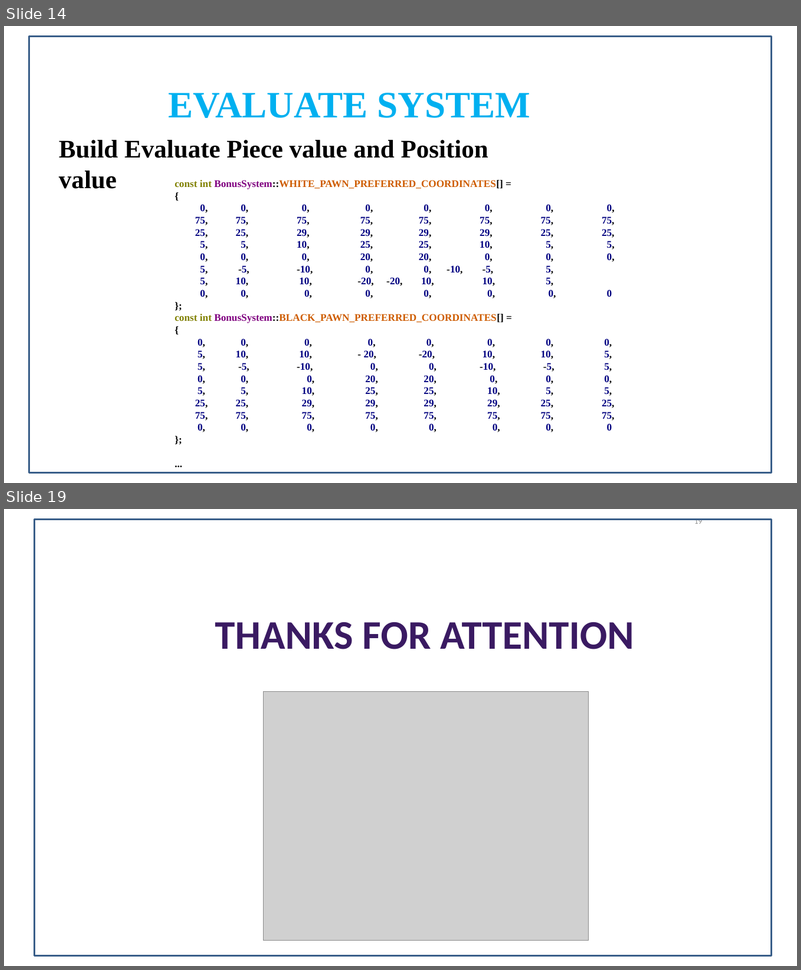
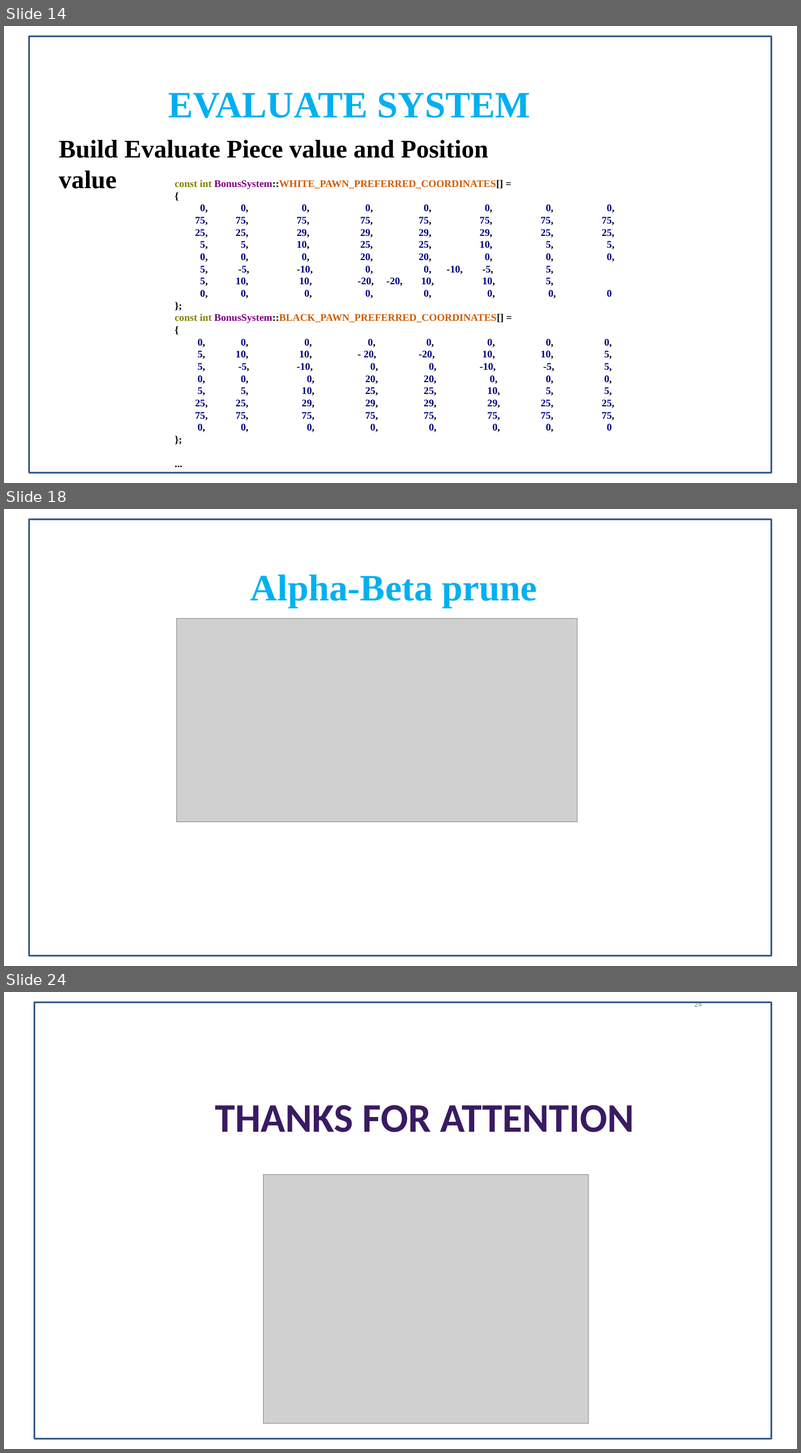
Before and after one commit to vduckute1812/AI, a slide deck: gameloft_present_chessgame.pptx. Shown one above the other, each under a label of ours: slides 14 and 19 before the commit, slides 14, 18 and 24 after it; the slides between them are not shown. The pictures are 801x970 and 801x1453 pixels, drawn with LibreOffice and Linux fonts; fonts in the diff are those of the drawing; grey boxes stand for pictures; background and template pictures are left out. Boxes give left, top, right and bottom in pixels: in the first picture for what was removed or moved away, otherwise in the second. Text is boxed around its words. In the diff, an @@ line names an element or a change of style, - is before the commit and + after.

```diff
--- a/gameloft_present_chessgame.pptx
+++ b/gameloft_present_chessgame.pptx
@@ slide 18 added at box(4, 509, 797, 966), background picture (left out) @@
@@ rectangle added at box(29, 520, 772, 956), outline #395E89 2.01 pt @@
@@ text added at box(251, 574, 537, 608), 44 pt, text #00B0F0, bold @@
+Alpha-Beta prune
@@ picture added at box(177, 619, 577, 822) @@
@@ what was slide 19 is now slide 24 @@
@@ page number at box(694, 1001, 702, 1007): text changed @@
-19
+24
```
Also in this commit, not shown: 3 slides changed, 7 other slides added, 3 slides removed, 2 other files.
